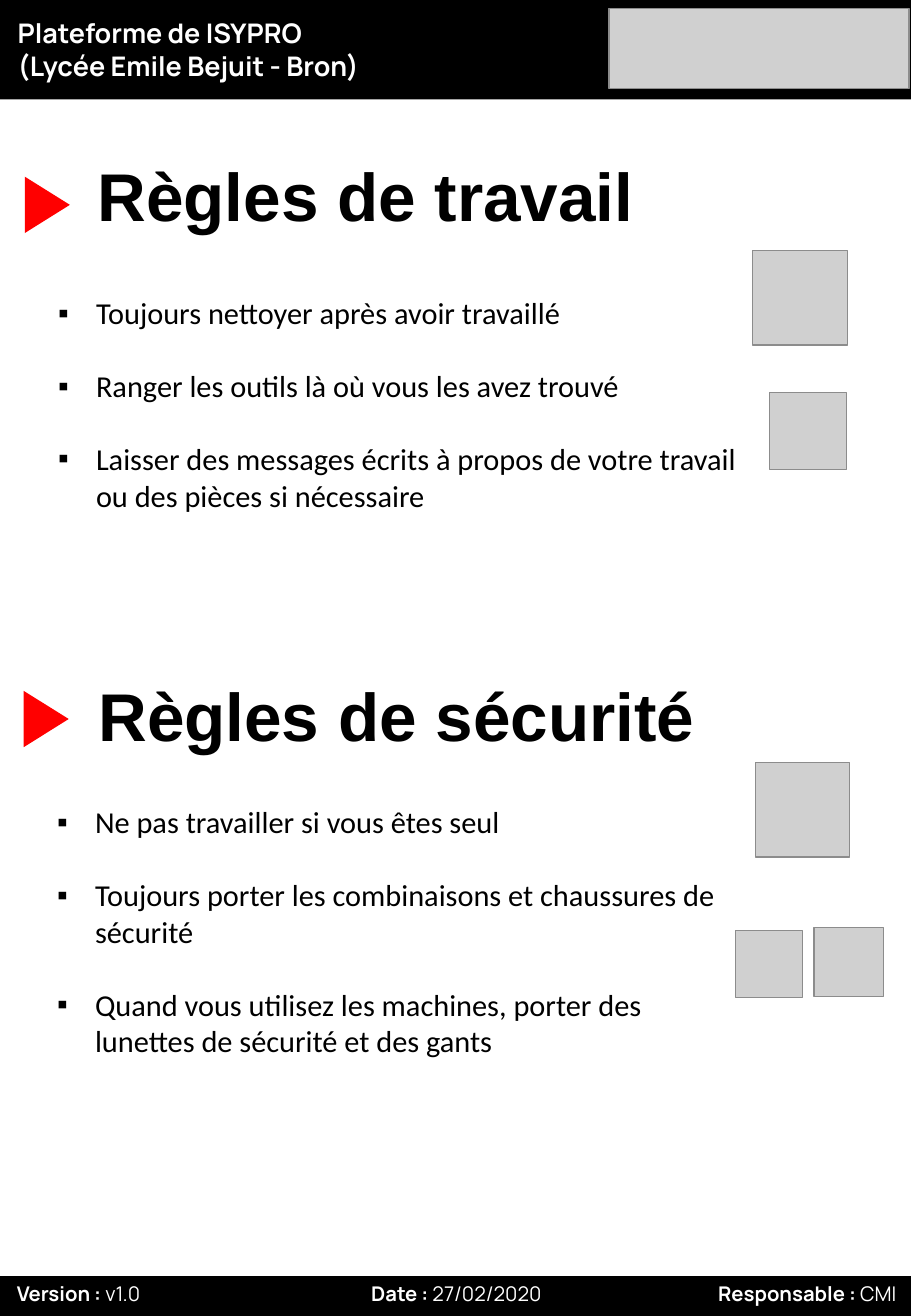
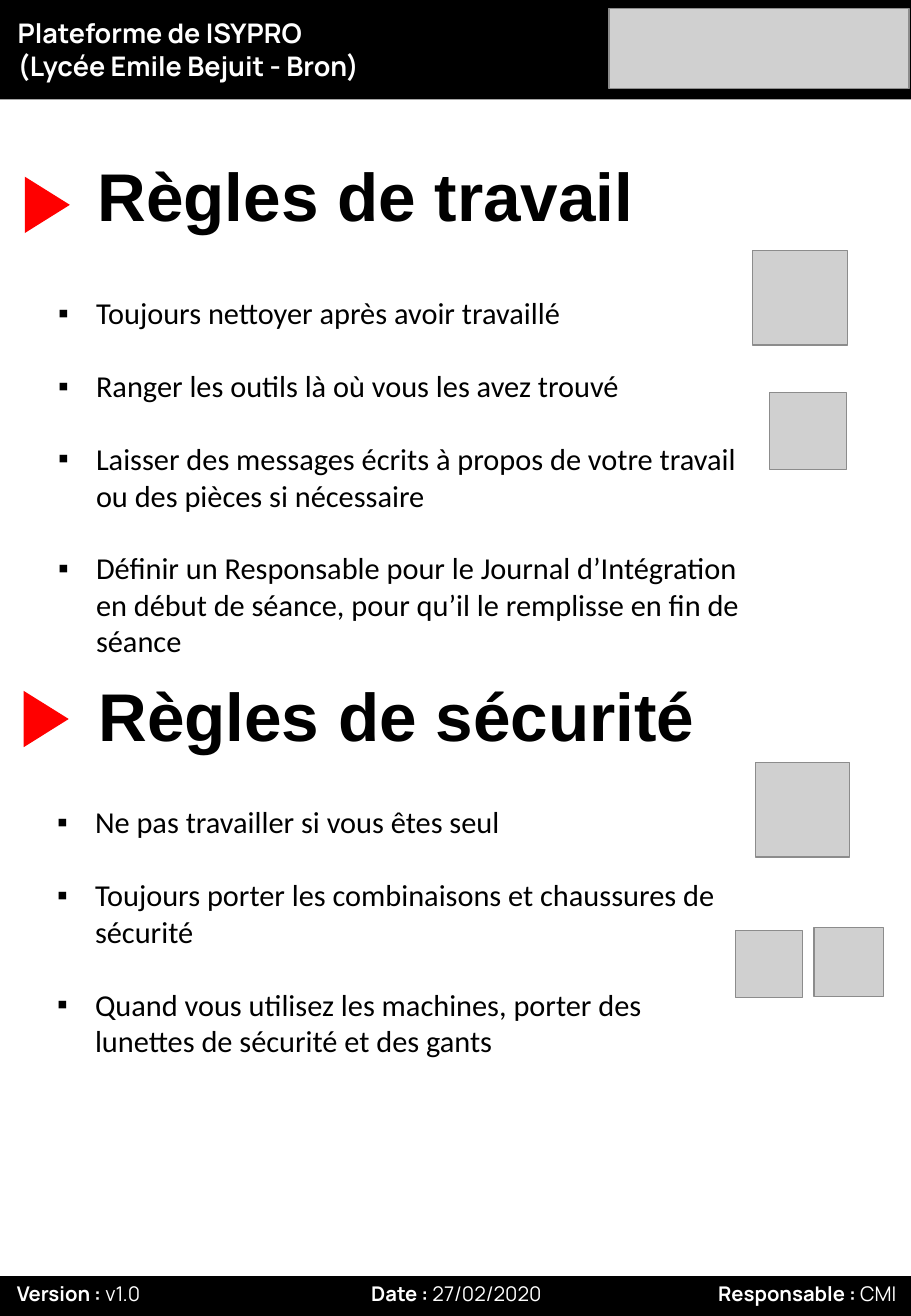
Before and after one commit to EOSCogniton/Intergen, a slide deck: slide 1 of 06_Plateforme_Bron/Fiche_Bron.pptx. Drawn at 911x1316 pixels with LibreOffice and Linux fonts; fonts in the diff are those of the drawing; grey boxes stand for pictures; background and template pictures are left out. Boxes give left, top, right and bottom in pixels: in the first picture for what was removed or moved away, otherwise in the second. Text is boxed around its words. In the diff, an @@ line names an element or a change of style, - is before the commit and + after.

Commit message:
MAJ Fiches Bron pour Intégration Invictus

```diff
--- a/06_Plateforme_Bron/Fiche_Bron.pptx
+++ b/06_Plateforme_Bron/Fiche_Bron.pptx
@@ text at [96,557,739,653]: paragraph added @@
+▪ Définir un Responsable pour le Journal d’Intégration en début de séance, pour qu’il le remplisse en fin de séance
```
Also in this commit, not shown: 2 other files.
